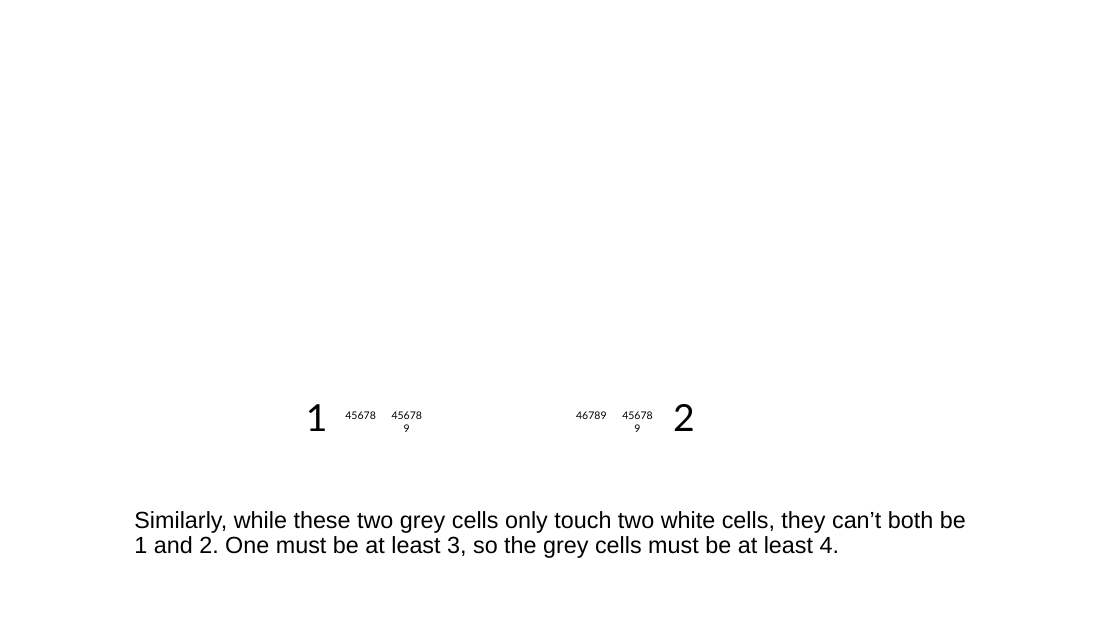
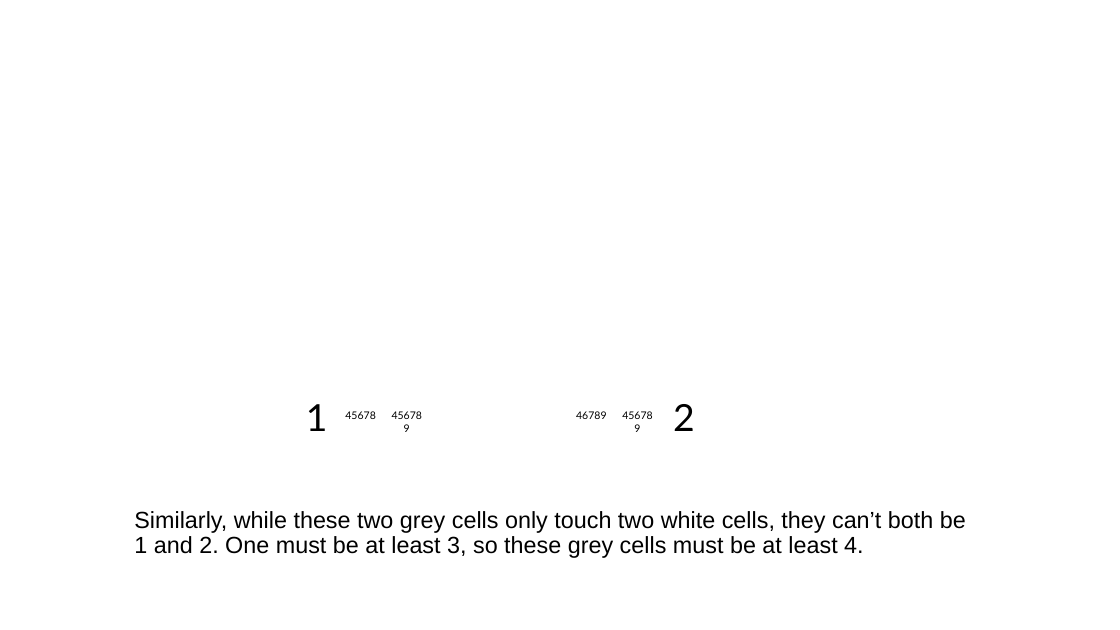
Before and after one commit to jhardis/WSJ_Number_Puzzles, a slide deck: slide 4 of 20260404_2.pptx. Drawn at 1120x630 pixels with LibreOffice and Linux fonts; fonts in the diff are those of the drawing; background and template pictures are left out. Boxes give left, top, right and bottom in pixels: in the first picture for what was removed or moved away, otherwise in the second. Text is boxed around its words. In the diff, an @@ line names an element or a change of style, - is before the commit and + after.

```diff
--- a/20260404_2.pptx
+++ b/20260404_2.pptx
@@ text at bbox=[134, 511, 966, 558]: text changed @@
-Similarly, while these two grey cells only touch two white cells, they can’t both be 1 and 2. One must be at least 3, so the grey cells must be at least 4.
+Similarly, while these two grey cells only touch two white cells, they can’t both be 1 and 2. One must be at least 3, so these grey cells must be at least 4.
```
Also in this commit, not shown: 12 other slides changed.
